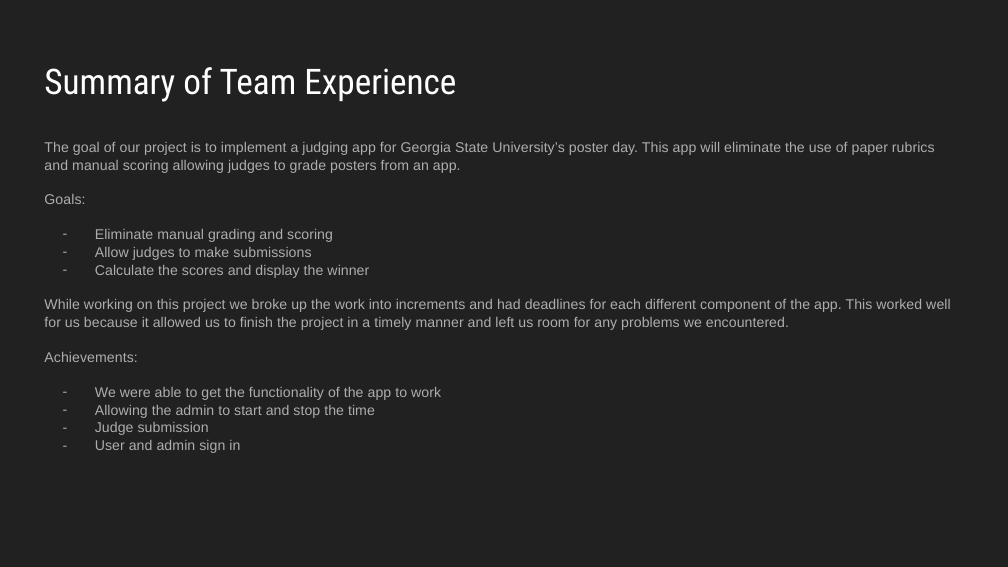
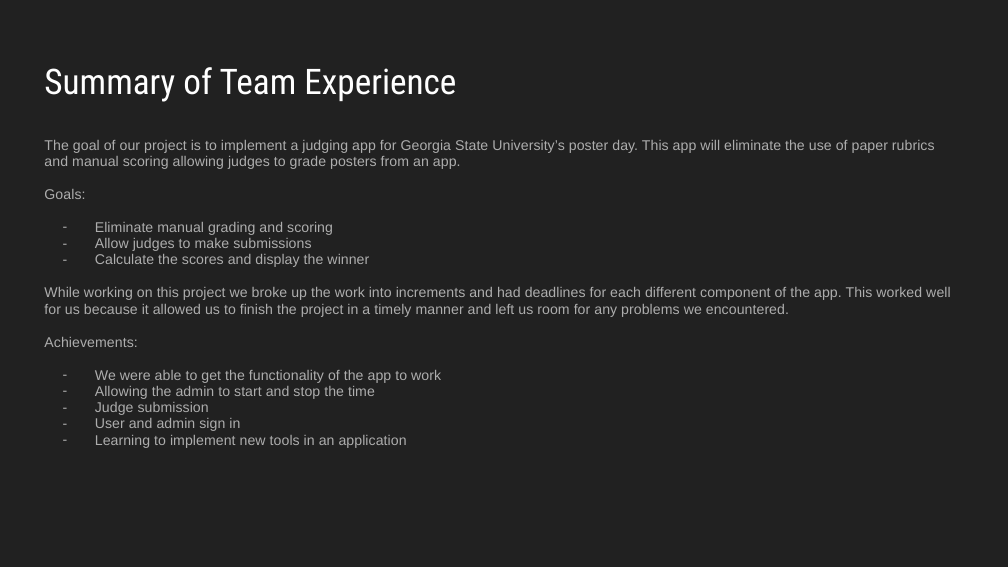
Before and after one commit to CSC4350-MW1/PosterJudging, a slide deck: slide 9 of Presentations/Final Presentation.pptx (slide 6 before the commit). Drawn at 1008x567 pixels with LibreOffice and Linux fonts; fonts in the diff are those of the drawing. Boxes give left, top, right and bottom in pixels: in the first picture for what was removed or moved away, otherwise in the second. Text is boxed around its words. In the diff, an @@ line names an element or a change of style, - is before the commit and + after.

```diff
--- a/Presentations/Final Presentation.pptx
+++ b/Presentations/Final Presentation.pptx
@@ text at [44,140,951,431]: line spacing 1.05 to 0.95 @@
@@ text at [95,435,407,448]: paragraph added @@
+– Learning to implement new tools in an application
```
Also in this commit, not shown: 5 slides added, 2 slides removed.
